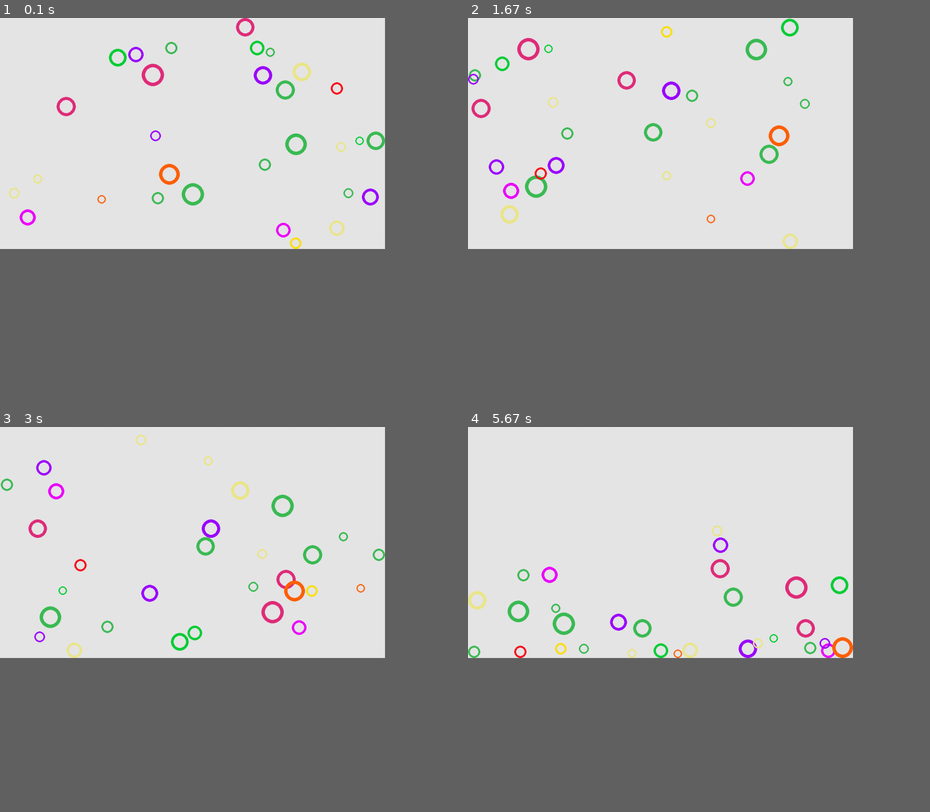
Above: before the commit, frames 1-4 (two rows, left to right).
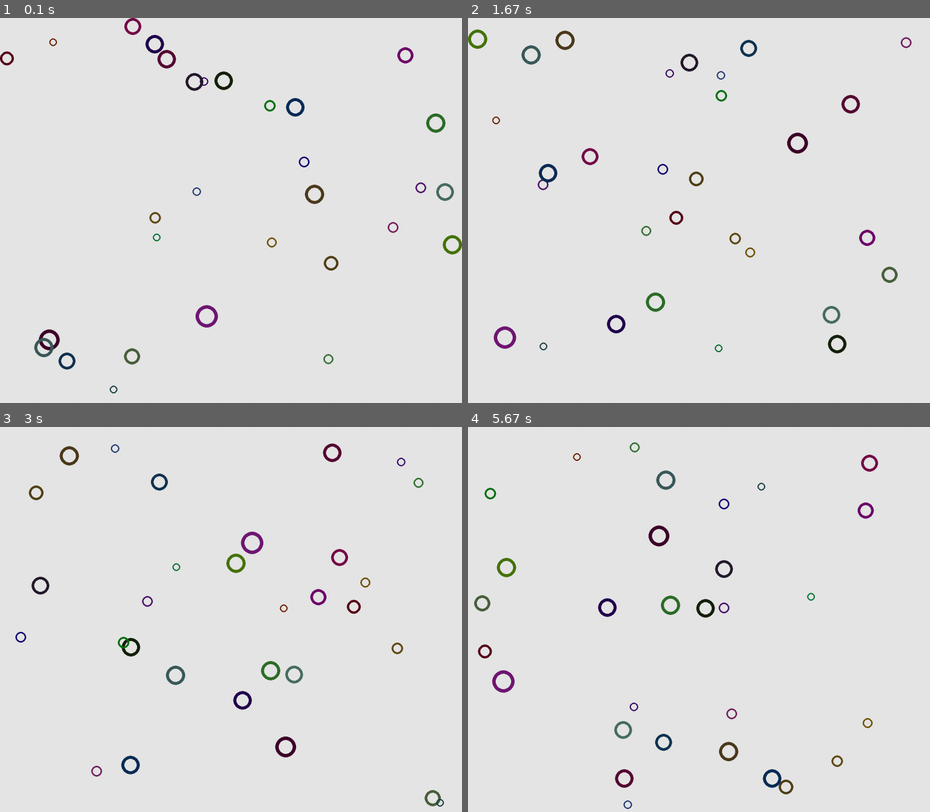
Above: after the commit, the same moments.

Repository: LePhilippeDucTai/physics_ball
Game: pygame game, started from main.py
Same seed, same stepped clock (60 frames per second), same inputs: the game is played once before the commit and once after it.
Inputs:
- Up to frame 1 (0.1 s): no input
- Up to frame 2 (1.67 s): no input
- Up to frame 3 (3 s): no input
- Up to frame 4 (5.67 s): no input
In our replay, the window is 750x450 before the commit and 900x750 after it. These sizes can differ from the game's own. Grey fills any space a smaller window leaves; there, only what the larger window draws over its background counts as a difference.

The runs differ from the first frame. In frame 1, 3.8% of the frame differs, in the area x 0-100%, y 0-98%; in frame 2, 3.7%; in frame 3, 3.8%; in frame 4, 3.8%.

Commit message:
Added vectorized way of simulating balls. Much more efficient than a classical looping. Now positions are all vectorized. Only the rendering is done with a loop.

Diff:
--- a/ball.py
+++ b/ball.py
@@ -49,18 +49,18 @@
             self.velocity *= 1 - self.friction
         if y < r or H - y < r:
             self.velocity *= self.floor_bounce()
-            self.position[1] = r if y < r else H - r
         if x < r or x > W - r:
             self.velocity *= self.side_bounce()
-            self.position[0] = r if x < r else W - r
+        self.position[1] = np.clip(self.position[1], a_min=r, a_max=H - r)
+        self.position[0] = np.clip(self.position[0], a_min=r, a_max=W - r)
 
 
 def ball_generator(screen, gravity):
     W, H = screen.width, screen.height
     gen = np.random.default_rng()
     acceleration = np.array([0, gravity])
-    position = gen.uniform([0, 0], [H, W], size=2)
-    velocity = gen.uniform([0, 0], [H, W], size=2)
+    position = gen.uniform([0, 0], [W, H], size=2)
+    velocity = gen.uniform([0, 0], [W, H], size=2)
     color = random.choice(LS_COLORS)
     radius = gen.integers(10, 30)
     bounciness = gen.uniform(0.8, 0.98)
--- /dev/null
+++ b/balls.py
@@ -0,0 +1,68 @@
+import functools as ft
+from dataclasses import dataclass
+
+import numpy as np
+
+# from pygame_screen import RectangleScreen
+
+
+@dataclass
+class Balls:
+    positions: np.ndarray
+    velocities: np.ndarray
+    accelerations: np.ndarray
+    radiuses: np.ndarray
+    colors: tuple[int]
+    bouncinesses: np.ndarray
+    max_width: int
+    max_height: int
+    friction: float = 0.1
+
+    def __post_init__(self):
+        self.x_limits = np.array([self.radiuses, self.max_width - self.radiuses])
+        self.y_limits = np.array([self.radiuses, self.max_height - self.radiuses])
+
+    @ft.cached_property
+    def n_balls(self):
+        return len(self.positions)
+
+    def clip_positions(self):
+        clip_x = self.positions[:, 0].clip(self.x_limits[0], self.x_limits[1])
+        clip_y = self.positions[:, 1].clip(self.y_limits[0], self.y_limits[1])
+        _positions = np.array([clip_x, clip_y]).T
+        to_be_bounced = self.positions != _positions
+        self.positions = _positions
+        return to_be_bounced
+
+    def update(self, dt):
+        self.velocities += self.accelerations * dt
+        self.positions += self.velocities * dt
+        to_be_bounced = self.clip_positions()
+        self.bounce(to_be_bounced)
+
+    def bounce(self, to_be_bounced):
+        self.velocities = np.where(
+            to_be_bounced, -self.velocities * (1 - self.friction), self.velocities
+        )
+
+
+def balls_generator(window, gravity, n_balls):
+    W, H = window.width, window.height
+    gen = np.random.default_rng()
+    accelerations = np.array([0, gravity])
+    positions = gen.uniform([0, 0], [W, H], size=(n_balls, 2))
+    velocities = gen.uniform([-W, -H], [W, H], size=(n_balls, 2))
+    radiuses = gen.integers(10, 30, size=n_balls)
+    colors = gen.integers(low=0, high=125, size=(n_balls, 4))
+    radiuses = gen.integers(10, 30, size=n_balls)
+    bouncinesses = gen.uniform(0.8, 0.98, size=n_balls)
+    return Balls(
+        positions=positions,
+        velocities=velocities,
+        accelerations=accelerations,
+        radiuses=radiuses,
+        colors=colors,
+        bouncinesses=bouncinesses,
+        max_height=H,
+        max_width=W,
+    )
--- a/main.py
+++ b/main.py
@@ -3,17 +3,17 @@
 
 import pygame
 
-from ball import balls_generator
+from balls import balls_generator
 from pygame_screen import BallRenderer, RectangleScreen
 
 
 def main():
-    window = RectangleScreen(600, 1000)
+    window = RectangleScreen(1000, 1200)
     screen = window.make()
     ball_renderer = BallRenderer(screen)
     dt = 0.1
     n_balls = 30
-    gravity = 40
+    gravity = 0
     balls = balls_generator(window, gravity, n_balls)
     while True:
         for event in pygame.event.get():
@@ -21,9 +21,8 @@
                 sys.exit()
 
         window.fill()
-        for ball in balls:
-            ball.update(window, dt)
-            ball_renderer.display(ball)
+        balls.update(dt)
+        ball_renderer.display(balls)
 
         pygame.display.flip()
         time.sleep(0.01)
--- a/pygame_screen.py
+++ b/pygame_screen.py
@@ -1,6 +1,9 @@
 import pygame
 
+from balls import Balls
+
 pygame.init()
+
 
 class RectangleScreen:
     def __init__(self, height, width):
@@ -16,15 +19,18 @@
     def fill(self):
         self.screen.fill(self.background_colour)
 
+
 class BallRenderer:
     def __init__(self, screen):
         self.screen = screen
 
-    def display(self, ball):
-        pygame.draw.circle(
-            self.screen,
-            ball.color,
-            ball.position,
-            ball.radius,
-            ball.radius // 3,
-        )
+    def display(self, balls: Balls):
+        n_balls = balls.n_balls
+        for i in range(n_balls):
+            pygame.draw.circle(
+                self.screen,
+                balls.colors[i],
+                balls.positions[i],
+                balls.radiuses[i],
+                balls.radiuses[i] // 3,
+            )
Not shown, changed: .gitignore
